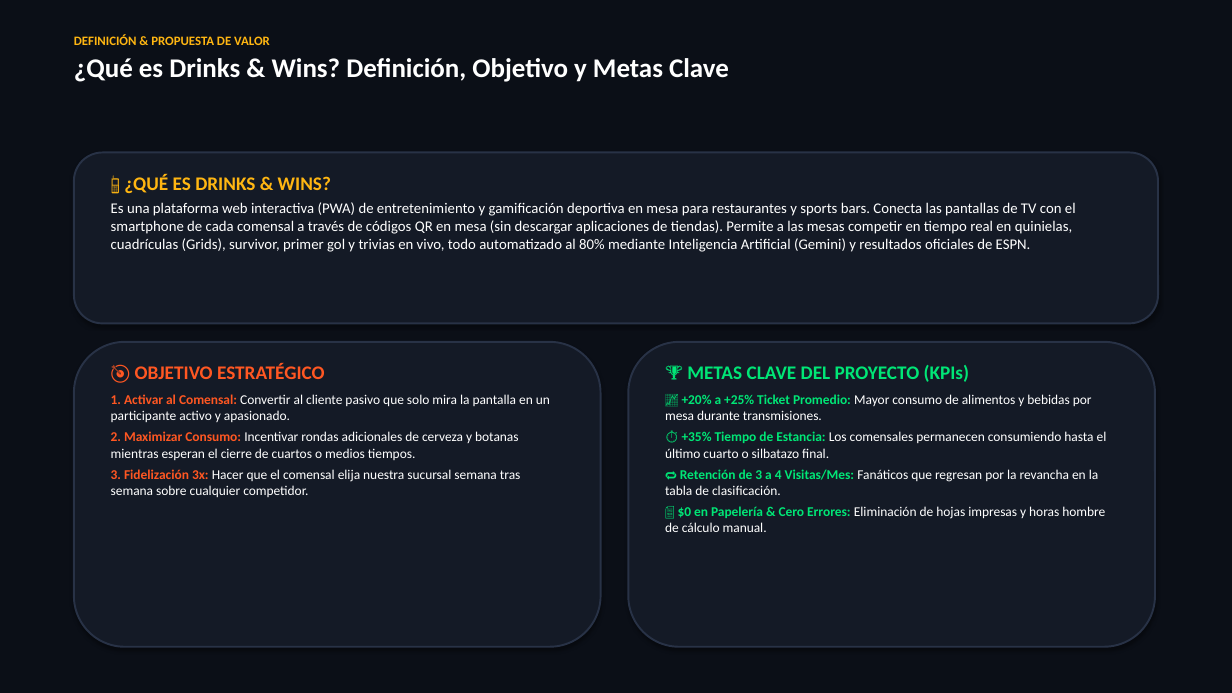
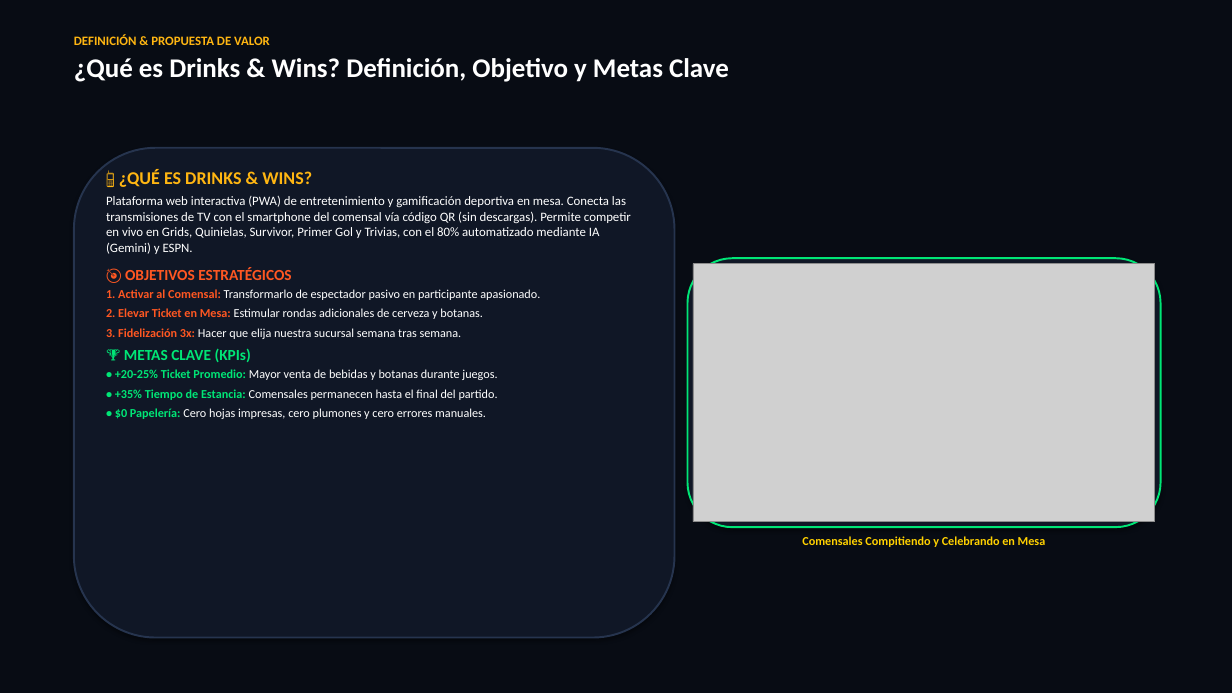
Before and after one commit to chefalbertomc/NFL-grids-, a slide deck: slide 2 of Drinks_and_Wins_Presentacion_Ejecutiva.pptx. Drawn at 1232x693 pixels with LibreOffice and Linux fonts; fonts in the diff are those of the drawing; grey boxes stand for pictures. Boxes give left, top, right and bottom in pixels: in the first picture for what was removed or moved away, otherwise in the second. Text is boxed around its words. In the diff, an @@ line names an element or a change of style, - is before the commit and + after.

```diff
--- a/Drinks_and_Wins_Presentacion_Ejecutiva.pptx
+++ b/Drinks_and_Wins_Presentacion_Ejecutiva.pptx
@@ background #0B0F17 to #080C14 @@
@@ rounded rectangle: place and size @@
-rounded rectangle at bbox=[74, 152, 1158, 323]
+rounded rectangle at bbox=[74, 148, 675, 638]
@@ rounded rectangle at bbox=[74, 148, 675, 638]: fill #141A26 to #101726; outline #283246 1.5 pt to #26344E 1.5 pt @@
@@ text at bbox=[119, 169, 312, 187]: size 15 to 14 pt in "📱 ¿QUÉ ES DRINKS & WINS?" @@
@@ text at bbox=[106, 196, 631, 419]: text changed; size 11.5 to 9.5 pt @@
-Es una plataforma web interactiva (PWA) de entretenimiento y gamificación deportiva en mesa para restaurantes y sports bars. Conecta las pantallas de TV con el smartphone de cada comensal a través de códigos QR en mesa (sin descargar aplicaciones de tiendas). Permite a las mesas competir en tiempo real en quinielas, cuadrículas (Grids), survivor, primer gol y trivias en vivo, todo automatizado al 80% mediante Inteligencia Artificial (Gemini) y resultados oficiales de ESPN.
+Plataforma web interactiva (PWA) de entretenimiento y gamificación deportiva en mesa. Conecta las transmisiones de TV con el smartphone del comensal vía código QR (sin descargas). Permite competir en vivo en Grids, Quinielas, Survivor, Primer Gol y Trivias, con el 80% automatizado mediante IA (Gemini) y ESPN.
+🎯 OBJETIVOS ESTRATÉGICOS
+1. Activar al Comensal: Transformarlo de espectador pasivo en participante apasionado.
+2. Elevar Ticket en Mesa: Estimular rondas adicionales de cerveza y botanas.
+3. Fidelización 3x: Hacer que elija nuestra sucursal semana tras semana.
+🏆 METAS CLAVE (KPIs)
+• +20-25% Ticket Promedio: Mayor venta de bebidas y botanas durante juegos.
+• +35% Tiempo de Estancia: Comensales permanecen hasta el final del partido.
+• $0 Papelería: Cero hojas impresas, cero plumones y cero errores manuales.
@@ rounded rectangle: place and size @@
-rounded rectangle at bbox=[74, 342, 601, 647]
+rounded rectangle at bbox=[688, 258, 1161, 527]
@@ rounded rectangle at bbox=[688, 258, 1161, 527]: fill #141A26 to #101726; outline #283246 1.5 pt to #00E676 1.5 pt @@
@@ picture added at bbox=[693, 263, 1155, 521] @@
@@ rounded rectangle removed at bbox=[628, 342, 1155, 647] @@
@@ text removed at bbox=[111, 363, 550, 497] @@
-🎯 OBJETIVO ESTRATÉGICO
-1. Activar al Comensal: Convertir al cliente pasivo que solo mira la pantalla en un participante activo y apasionado.
-2. Maximizar Consumo: Incentivar rondas adicionales de cerveza y botanas mientras esperan el cierre de cuartos o medios tiempos.
-3. Fidelización 3x: Hacer que el comensal elija nuestra sucursal semana tras semana sobre cualquier competidor.
@@ text removed at bbox=[665, 365, 1107, 532] @@
-🏆 METAS CLAVE DEL PROYECTO (KPIs)
-📈 +20% a +25% Ticket Promedio: Mayor consumo de alimentos y bebidas por mesa durante transmisiones.
-⏱️ +35% Tiempo de Estancia: Los comensales permanecen consumiendo hasta el último cuarto o silbatazo final.
-🔁 Retención de 3 a 4 Visitas/Mes: Fanáticos que regresan por la revancha en la tabla de clasificación.
-📄 $0 en Papelería & Cero Errores: Eliminación de hojas impresas y horas hombre de cálculo manual.
@@ text added at bbox=[802, 536, 1046, 547], 9.5 pt, text #FFD100, bold @@
+Comensales Compitiendo y Celebrando en Mesa
```
Also in this commit, not shown: 22 other slides changed, 5 other files.
